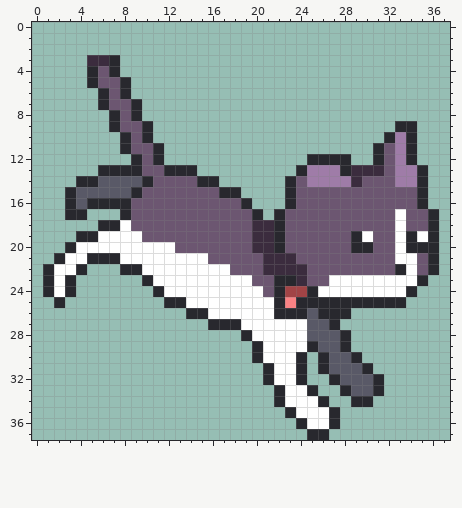
Two states of a pixel-art sprite, Assets/Sprites/player_jumping/mochi_jumping_2.png. The picture above was drawn from the file before the commit.
The file is 38x38 pixels.
After the commit:
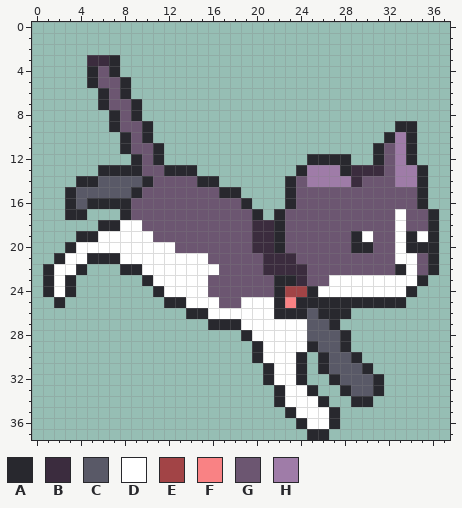
Palette (. is transparent): A #28282e  B #3b2c3e  C #595967  D #ffffff  E #a24446  F #f98284  G #6c5671  H #9f7ca8
Change:
y 18: x 9 G -> D
y 19: x 10 G -> D
y 22: x 17 D -> G
y 23: x 16..19 DDDD -> GGGG
y 24: x 16..20 DDDDD -> GGGGG
y 25: x 17..18 DD -> GG
Boxes around the changes in both pictures, in picture pixels (x1, y1, x2, y2):
changed: (131, 220, 153, 242)
changed: (208, 264, 263, 308)
